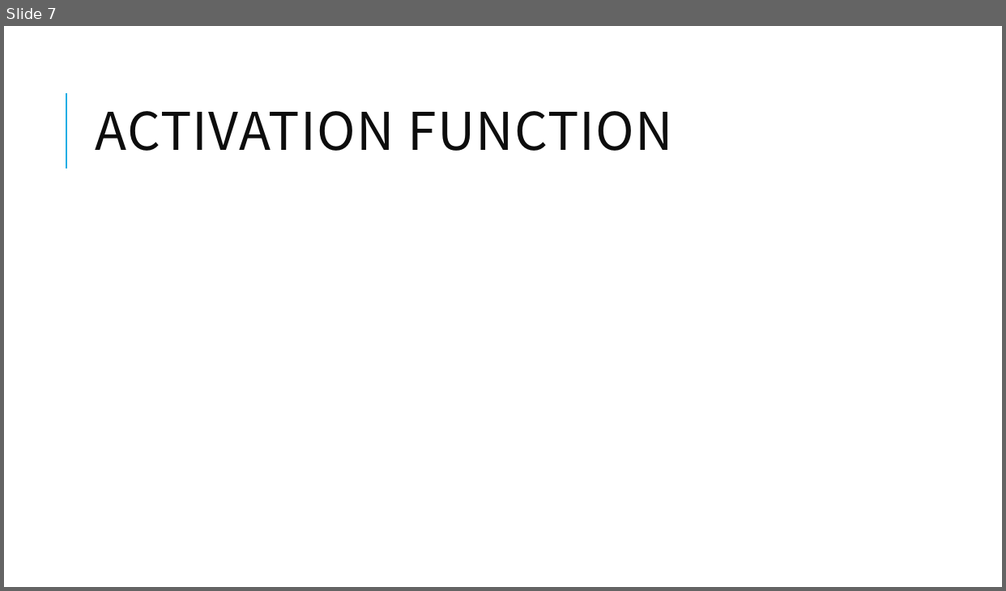
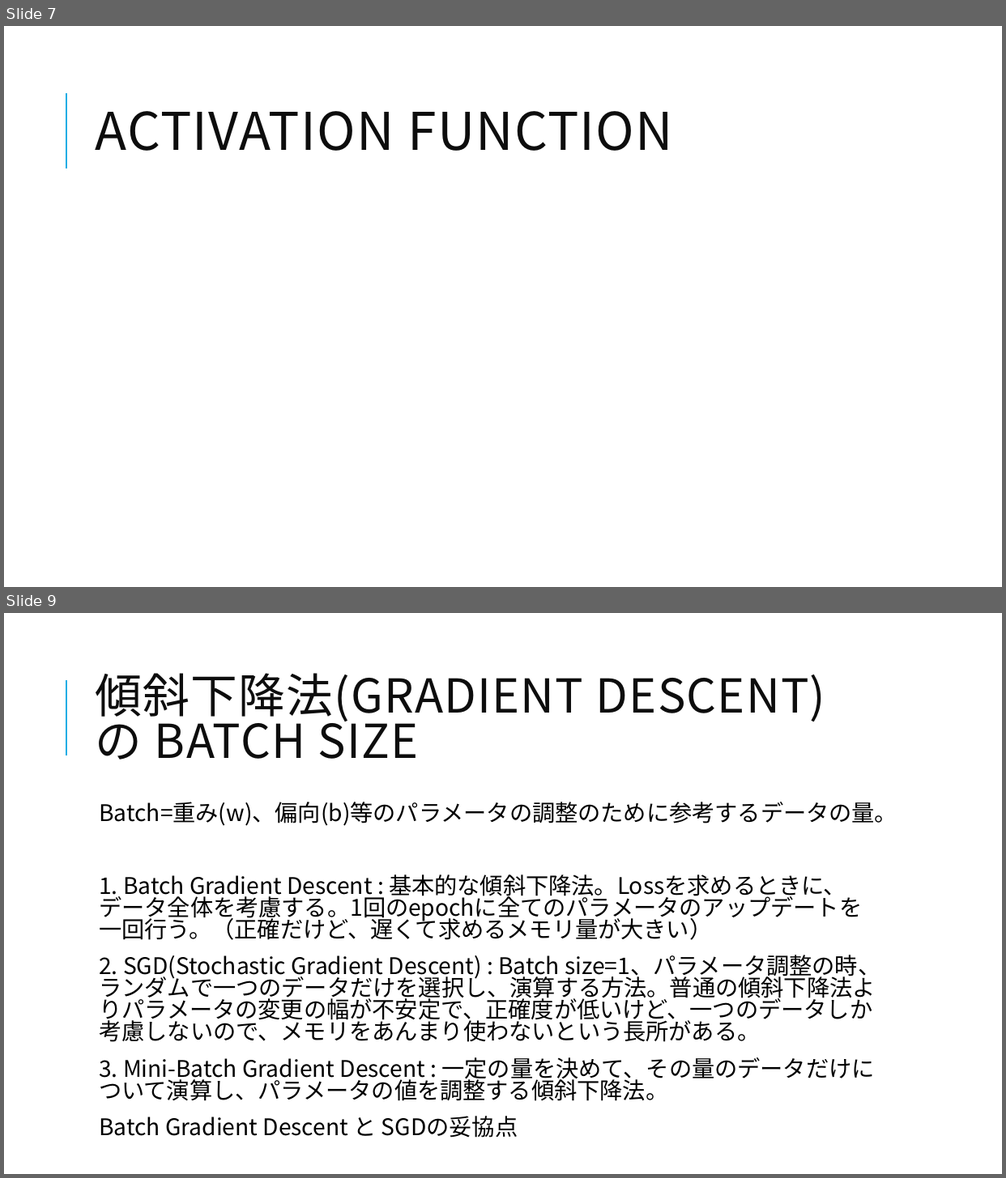
Before and after one commit to Sion1225/Study-Deeplearning-NLP, a slide deck: Presentation/ppt 7.pptx. Shown one above the other, each under a label of ours: slide 7 before the commit, slides 7 and 9 after it; the slides between them are not shown. The pictures are 1006x591 and 1006x1178 pixels, drawn with LibreOffice and Linux fonts; fonts in the diff are those of the drawing; grey boxes stand for pictures. Boxes give left, top, right and bottom in pixels: in the first picture for what was removed or moved away, otherwise in the second. Text is boxed around its words. In the diff, an @@ line names an element or a change of style, - is before the commit and + after.

```diff
--- a/Presentation/ppt 7.pptx
+++ b/Presentation/ppt 7.pptx
@@ slide 9 added at bbox=[4, 613, 1002, 1174], background #FFFFFF; not listed: 1 template element that a slide beside it also shows @@
@@ title added at bbox=[96, 673, 826, 760], 45 pt, text #0D0D0D @@
+傾斜下降法(GRADIENT DESCENT)
+の BATCH SIZE
@@ text added at bbox=[99, 802, 897, 1138], 22 pt, text #000000 @@
+  Batch=重み(w)、偏向(b)等のパラメータの調整のために参考するデータの量。
+  1. Batch Gradient Descent : 基本的な傾斜下降法。Lossを求めるときに、データ全体を考慮する。1回のepochに全てのパラメータのアップデートを一回行う。（正確だけど、遅くて求めるメモリ量が大きい）
+  2. SGD(Stochastic Gradient Descent) : Batch size=1、パラメータ調整の時、ランダムで一つのデータだけを選択し、演算する方法。普通の傾斜下降法よりパラメータの変更の幅が不安定で、正確度が低いけど、一つのデータしか考慮しないので、メモリをあんまり使わないという長所がある。
+  3. Mini-Batch Gradient Descent : 一定の量を決めて、その量のデータだけについて演算し、パラメータの値を調整する傾斜下降法。
+  Batch Gradient Descent と SGDの妥協点
```
Also in this commit, not shown: 2 other slides added.
